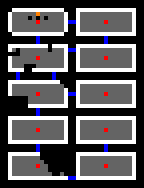
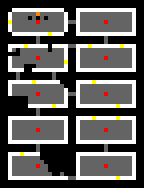
Two versions of the same layered image (144 × 188). Layer-by-layer changes:
painted on "Calque" over [8, 20, 124, 180]
painted on "Calque copié" over [16, 20, 108, 180]
